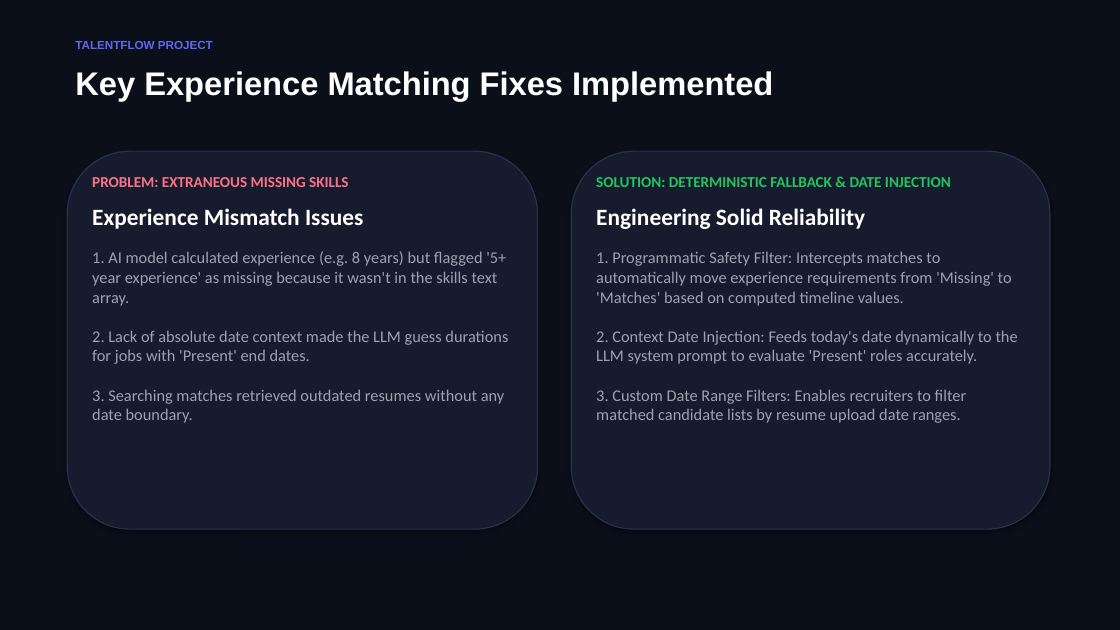
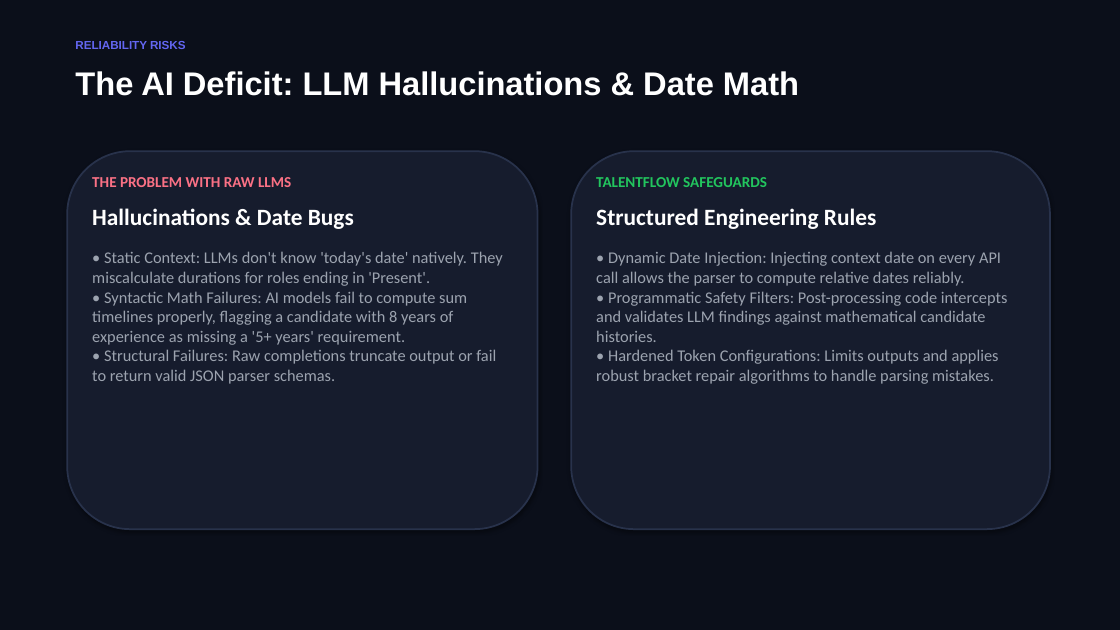
Before and after one commit to sricharan5865/AI-resume-gmail-outlook, a slide deck: slide 5 of TalentFlow_Presentation.pptx. Drawn at 1120x630 pixels with LibreOffice and Linux fonts; fonts in the diff are those of the drawing. Boxes give left, top, right and bottom in pixels: in the first picture for what was removed or moved away, otherwise in the second. Text is boxed around its words. In the diff, an @@ line names an element or a change of style, - is before the commit and + after.

Commit message:
Fix UI candidate focus hijack bug and update presentation pitch deck

```diff
--- a/TalentFlow_Presentation.pptx
+++ b/TalentFlow_Presentation.pptx
@@ text at (75,41,186,49): text changed @@
-TALENTFLOW PROJECT
+RELIABILITY RISKS
@@ text at (75,71,799,96): text changed @@
-Key Experience Matching Fixes Implemented
+The AI Deficit: LLM Hallucinations & Date Math
@@ rounded rectangle at (67,151,538,529): outline #28324B 1 pt to #28324B 1.5 pt @@
@@ text at (92,177,503,384): text changed @@
-PROBLEM: EXTRANEOUS MISSING SKILLS
-Experience Mismatch Issues
-1. AI model calculated experience (e.g. 8 years) but flagged '5+ year experience' as missing because it wasn't in the skills text array.
-2. Lack of absolute date context made the LLM guess durations for jobs with 'Present' end dates.
-3. Searching matches retrieved outdated resumes without any date boundary.
+THE PROBLEM WITH RAW LLMS
+Hallucinations & Date Bugs
+• Static Context: LLMs don't know 'today's date' natively. They miscalculate durations for roles ending in 'Present'.
+• Syntactic Math Failures: AI models fail to compute sum timelines properly, flagging a candidate with 8 years of experience as missing a '5+ years' requirement.
+• Structural Failures: Raw completions truncate output or fail to return valid JSON parser schemas.
@@ rounded rectangle at (571,151,1050,529): outline #28324B 1 pt to #28324B 1.5 pt @@
@@ text at (596,177,1008,384): text changed @@
-SOLUTION: DETERMINISTIC FALLBACK & DATE INJECTION
-Engineering Solid Reliability
-1. Programmatic Safety Filter: Intercepts matches to automatically move experience requirements from 'Missing' to 'Matches' based on computed timeline values.
-2. Context Date Injection: Feeds today's date dynamically to the LLM system prompt to evaluate 'Present' roles accurately.
-3. Custom Date Range Filters: Enables recruiters to filter matched candidate lists by resume upload date ranges.
+TALENTFLOW SAFEGUARDS
+Structured Engineering Rules
+• Dynamic Date Injection: Injecting context date on every API call allows the parser to compute relative dates reliably.
+• Programmatic Safety Filters: Post-processing code intercepts and validates LLM findings against mathematical candidate histories.
+• Hardened Token Configurations: Limits outputs and applies robust bracket repair algorithms to handle parsing mistakes.
```
Also in this commit, not shown: 2 other slides changed, 13 slides added, 4 slides removed, 54 other files.
